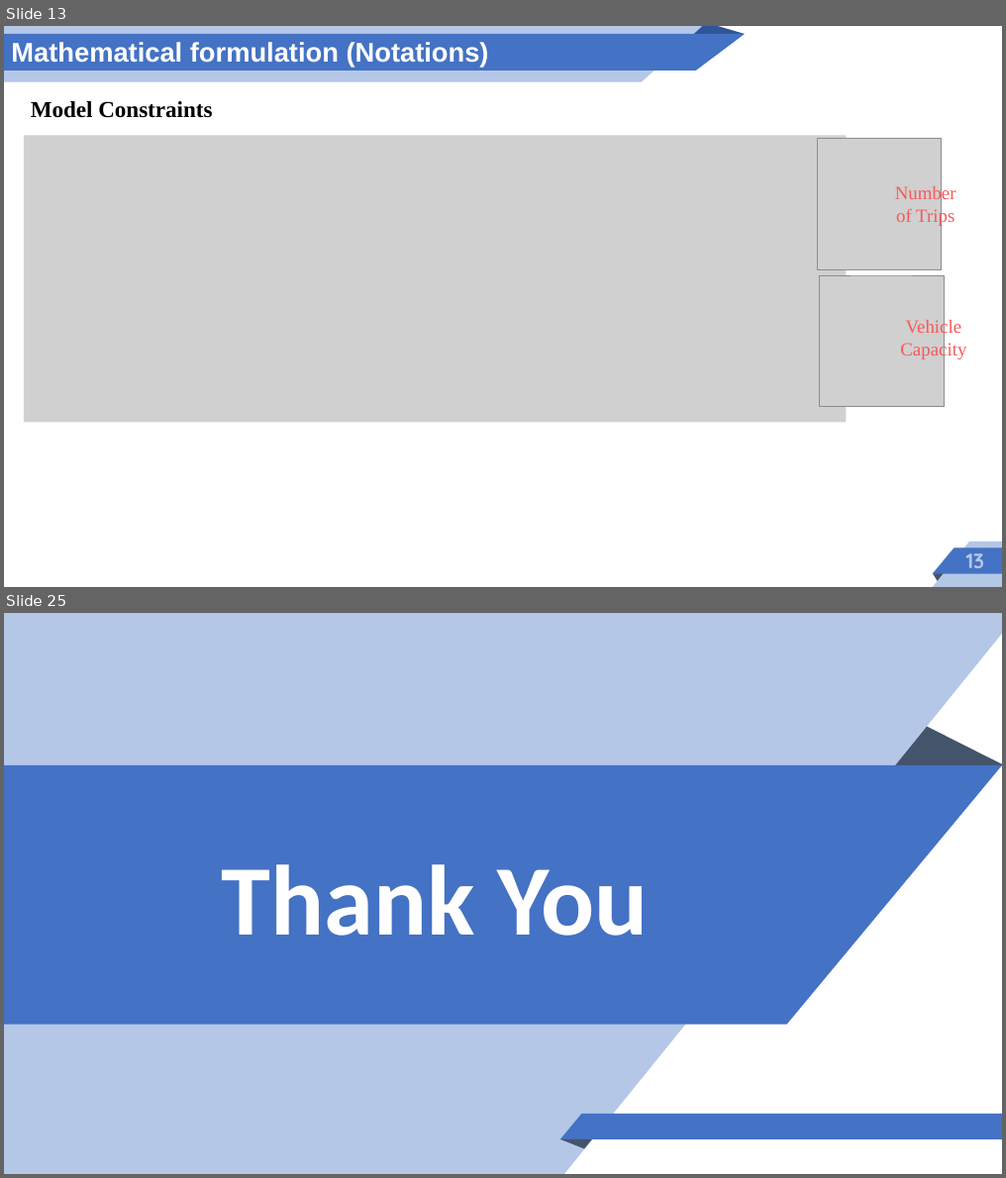
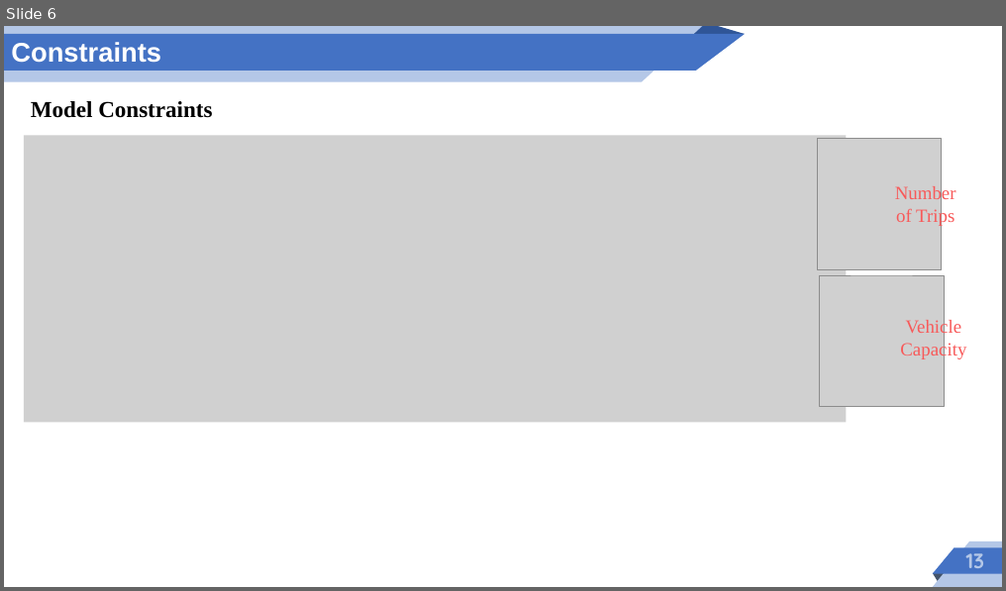
Before and after one commit to tawfiqh58/multiperiod-wood-sc-model, a slide deck: slide.pptx. Shown one above the other, each under a label of ours: slides 13 and 25 before the commit, slide 6 after it; the slides between them are not shown. The pictures are 1006x1178 and 1006x591 pixels, drawn with LibreOffice and Linux fonts; fonts in the diff are those of the drawing; grey boxes stand for pictures. Boxes give left, top, right and bottom in pixels: in the first picture for what was removed or moved away, otherwise in the second. Text is boxed around its words. In the diff, an @@ line names an element or a change of style, - is before the commit and + after.

```diff
--- a/slide.pptx
+++ b/slide.pptx
@@ slide 25 removed at (4, 613, 1002, 1174), background #FFFFFF @@
@@ freeform shape removed at (4, 613, 1002, 1174) @@
@@ triangle removed at (752, 673, 1002, 765) @@
@@ freeform shape removed at (4, 765, 1002, 1025) @@
-Thank You
@@ parallelogram removed at (560, 1114, 1002, 1140) @@
@@ triangle removed at (561, 1140, 592, 1149) @@
@@ triangle removed at (561, 1140, 592, 1149) @@
@@ what was slide 13 is now slide 6 @@
@@ slide 6 changed as well @@
@@ text removed at (11, 42, 489, 67) @@
-Mathematical formulation (Notations)
@@ text added at (11, 42, 161, 63), 26 pt, text #FFFFFF, bold @@
+Constraints
```
Also in this commit, not shown: 3 other slides changed, 3 slides added, 20 other slides removed, 17 other files.
